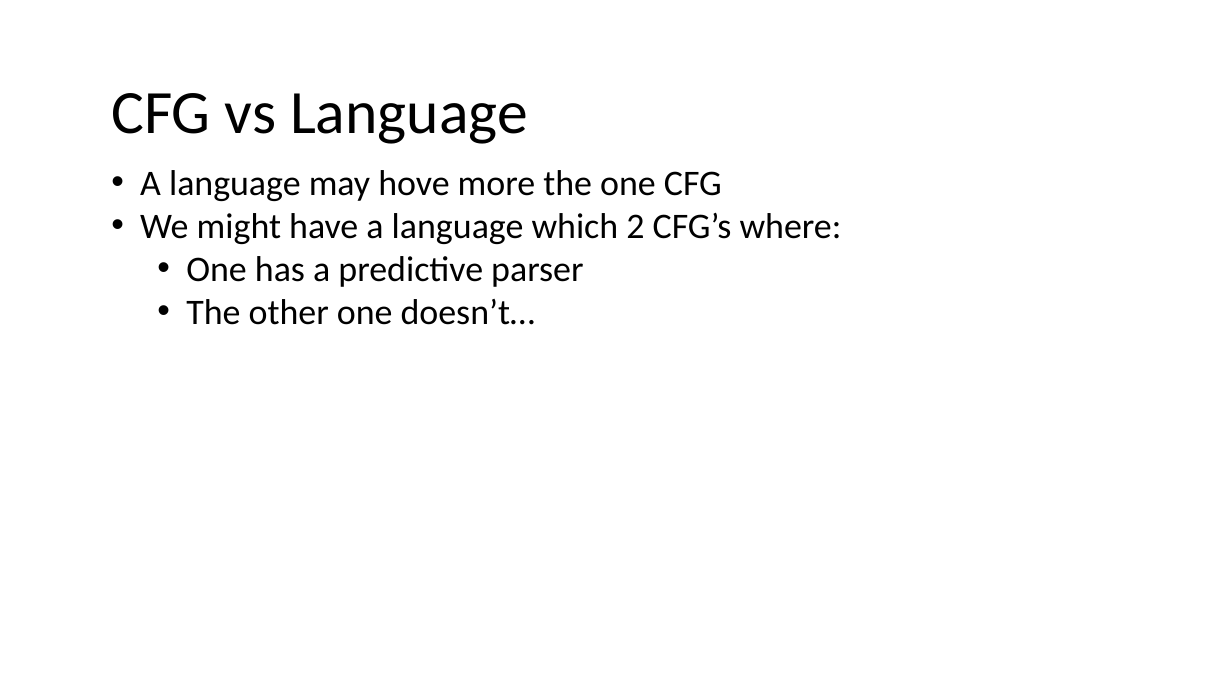
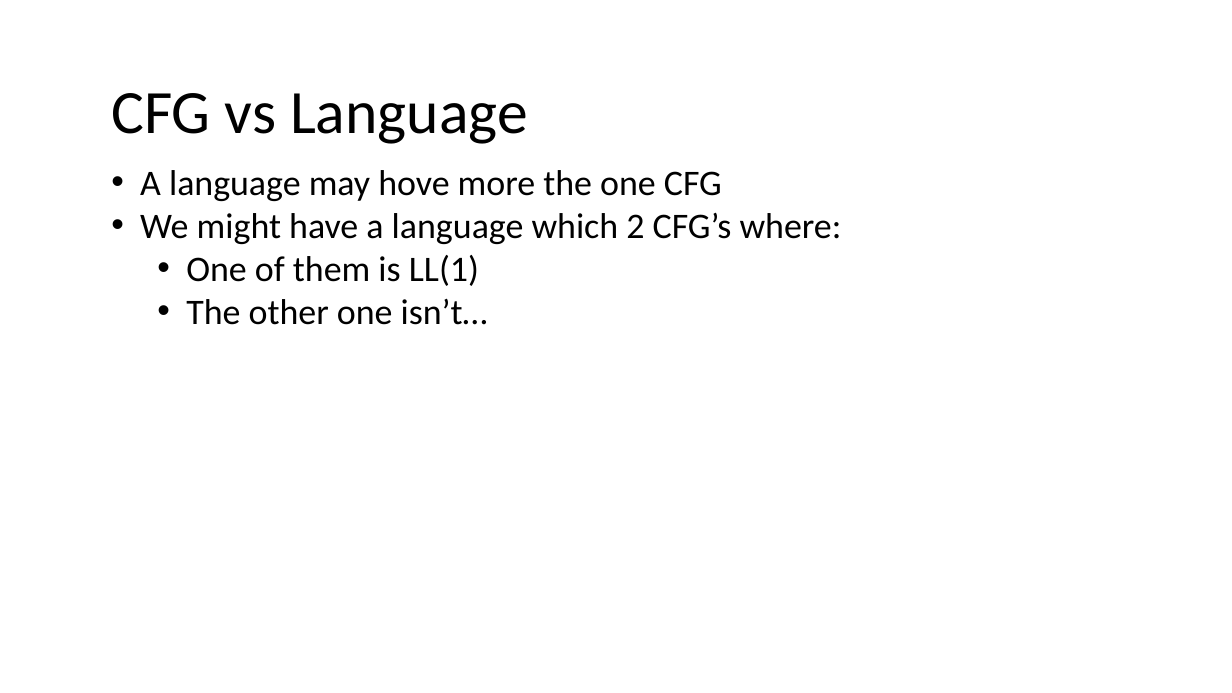
Before and after one commit to nivshani/compilation, a slide deck: slide 49 of slides/top_down_parsing.pptx (slide 48 before the commit). Drawn at 1232x693 pixels with LibreOffice and Linux fonts; fonts in the diff are those of the drawing. Boxes give left, top, right and bottom in pixels: in the first picture for what was removed or moved away, otherwise in the second. Text is boxed around its words. In the diff, an @@ line names an element or a change of style, - is before the commit and + after.

```diff
--- a/slides/top_down_parsing.pptx
+++ b/slides/top_down_parsing.pptx
@@ text at [186,255,488,325]: text changed @@
-  • One has a predictive parser
-  • The other one doesn’t…
+  • One of them is LL(1)
+  • The other one isn’t…
```
Also in this commit, not shown: 1 other file.
